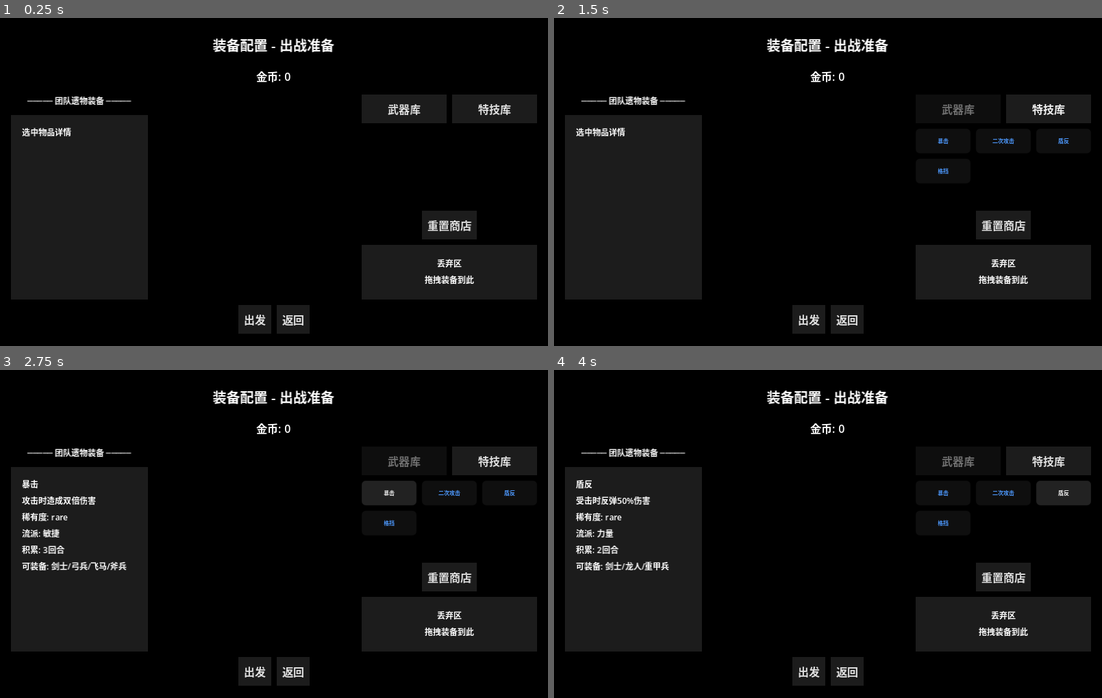
Above: before the commit, frames 1-4 (two rows, left to right).
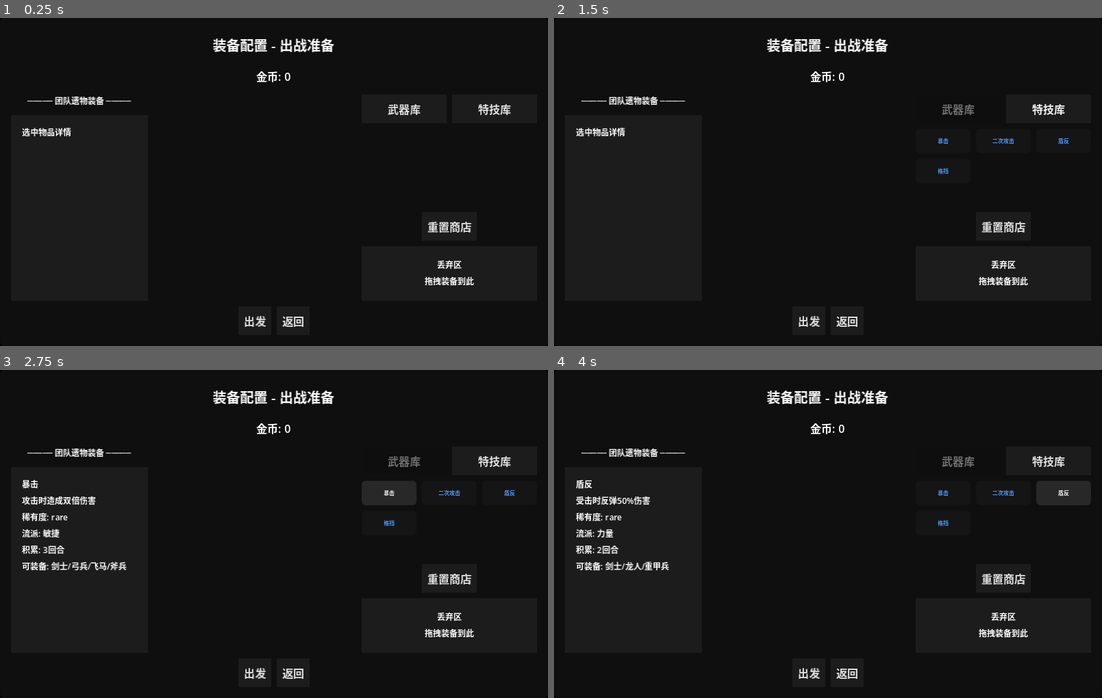
Above: after the commit, the same moments.

Repository: ZhuXilin/Dev_Project_260730
Game: Godot game, scene res://content/scenes/ui/EquipmentConfig.tscn
The game is run twice, just before and just after one commit, with the same random seed, the same clock (stepped at 60 frames per second) and the same inputs. This scene is started directly instead of the project's main scene. Sound files missing from this copy of the repository are replaced by a short silence.
Inputs:
- Up to frame 1 (0.25 s): no input
- Up to frame 2 (1.5 s): click "武器库" at 0.5 s; click "特技库" at 1.25 s
- Up to frame 3 (2.75 s): click "暴击" at 2 s
- Up to frame 4 (4 s): click "二次攻击" at 2.75 s; click "盾反" at 3.5 s

The runs differ from the first frame. In frame 1, 0.9% of the frame differs, in the area x 2-98%, y 61-97%; in frame 2, 0.9%; in frame 3, 0.9%; in frame 4, 0.9%.
Error in both runs: Invalid call. Nonexistent function 'get_context_id' in base 'Nil'. (res://function/script/EquipmentConfig.gd:178)

Commit message:
Bugfixed

Diff:
--- a/content/scenes/ui/ArenaBattle.tscn
+++ b/content/scenes/ui/ArenaBattle.tscn
@@ -41,7 +41,6 @@
 
 [node name="EnemyHpBar" type="ProgressBar" parent="Panel" unique_id=1917262129]
 custom_minimum_size = Vector2(0, 6)
-custom_maximum_size = Vector2(-1, 6)
 layout_mode = 0
 offset_left = 36.0
 offset_top = 34.0
@@ -95,7 +94,6 @@
 
 [node name="PlayerHpBar" type="ProgressBar" parent="Panel" unique_id=1057611866]
 custom_minimum_size = Vector2(0, 6)
-custom_maximum_size = Vector2(-1, 6)
 layout_mode = 0
 offset_left = 212.0
 offset_top = 34.0
--- a/content/scenes/ui/ConfirmUI.tscn
+++ b/content/scenes/ui/ConfirmUI.tscn
@@ -34,7 +34,6 @@
 [node name="HBoxContainer" type="HBoxContainer" parent="Panel" unique_id=28983053]
 layout_mode = 1
 anchors_preset = -1
-anchor_left = 0.0
 anchor_top = 1.0
 anchor_right = 1.0
 anchor_bottom = 1.0
--- a/content/scenes/ui/DialogueUI.tscn
+++ b/content/scenes/ui/DialogueUI.tscn
@@ -2,7 +2,7 @@
 
 [ext_resource type="StyleBox" uid="uid://6qbsaxkfwg3o" path="res://content/resource/stylebox/8bit_style_box_flat.tres" id="1_q0had"]
 
-[node name="DialogueUi" type="CanvasLayer" unique_id=2135418119]
+[node name="DialogueUI" type="CanvasLayer" unique_id=2135418119]
 layer = 10
 
 [node name="DialoguePanel" type="Panel" parent="." unique_id=1612508632]
--- a/content/scenes/ui/EquipmentConfig.tscn
+++ b/content/scenes/ui/EquipmentConfig.tscn
@@ -13,7 +13,6 @@
 color = Color(0, 0, 0, 1)
 
 [node name="MainPanel" type="Panel" parent="." unique_id=149435678]
-self_modulate = Color(1, 1, 1, 0)
 anchors_preset = 15
 anchor_right = 1.0
 anchor_bottom = 1.0
@@ -48,7 +47,6 @@
 horizontal_alignment = 1
 
 [node name="MainHBox" type="HBoxContainer" parent="MainPanel/VBoxContainer" unique_id=547399459]
-custom_maximum_size = Vector2(-1, 150)
 clip_contents = true
 layout_mode = 2
 size_flags_vertical = 3
--- a/function/global/CombatManager.gd
+++ b/function/global/CombatManager.gd
@@ -107,6 +107,9 @@
 		atk_bonus += val * modifier[attr]
 
 	var total_attack = base_attack + atk_bonus + attacker.buff_attack_flat
+	# ★ 新增：魔法武器额外吃 buff_magic_attack_flat
+	if weapon_data.magic_attack.get("ignore_defense", false):
+		total_attack += attacker.buff_magic_attack_flat
 	total_attack *= (1.0 + attacker.buff_attack_percent)
 
 	var armor_defense = 0
--- a/function/global/GameState.gd
+++ b/function/global/GameState.gd
@@ -424,3 +424,4 @@
 	unit_data.move_range += int(stats.get("move_range", 0))
 	unit_data.buff_attack_flat += int(stats.get("attack", 0))
 	unit_data.buff_defense_flat += int(stats.get("defense", 0))
+	unit_data.buff_magic_attack_flat += int(stats.get("magic_attack", 0))
--- a/function/global/Globals.gd
+++ b/function/global/Globals.gd
@@ -163,11 +163,15 @@
 		unlocked_units = default_units.duplicate()
 
 func is_unit_unlocked(unit_name: String) -> bool:
-	return unit_name in unlocked_units
+	var key : String = UnitDataManager.normalize_unit_key(unit_name)
+	return key in unlocked_units
+
 
 func unlock_unit(unit_name: String):
-	if unit_name not in unlocked_units:
-		unlocked_units.append(unit_name)
+	var key : String = UnitDataManager.normalize_unit_key(unit_name)
+	if key not in unlocked_units:
+		unlocked_units.append(key)
+
 
 func get_unlocked_units() -> Array:
 	return unlocked_units.duplicate()
--- a/function/resource/UnitData.gd
+++ b/function/resource/UnitData.gd
@@ -23,6 +23,7 @@
 var buff_defense_flat : int = 0
 var buff_damage_reduction : float = 0.0
 var buff_attack_flat : int = 0
+var buff_magic_attack_flat : int = 0
 
 func reset_combat_buffs():
 	buff_attack_percent = 0.0
@@ -30,6 +31,7 @@
 	buff_defense_flat = 0
 	buff_damage_reduction = 0.0
 	buff_attack_flat = 0
+	buff_magic_attack_flat = 0
 
 @export var experience: int = 0
 @export var level: int = 1
--- a/function/script/Battlefield.gd
+++ b/function/script/Battlefield.gd
@@ -2326,6 +2326,7 @@
 		s.move_range   += int(relic_stats.get("move_range", 0))
 		unit.buff_attack_flat += int(relic_stats.get("attack", 0))
 		unit.buff_defense_flat += int(relic_stats.get("defense", 0))
+		unit.buff_magic_attack_flat += int(relic_stats.get("magic_attack", 0))
 
 		var hp_delta = s.max_hp - old_max
 		if hp_delta > 0:
--- a/function/script/MapNodeButton.gd
+++ b/function/script/MapNodeButton.gd
@@ -36,6 +36,14 @@
 		pressed.disconnect(_on_clicked)
 	pressed.connect(_on_clicked)
 
+	# ---- 悬停显示节点描述（新增） ----
+	if mouse_entered.is_connected(_on_hover_enter):
+		mouse_entered.disconnect(_on_hover_enter)
+	if mouse_exited.is_connected(_on_hover_exit):
+		mouse_exited.disconnect(_on_hover_exit)
+	mouse_entered.connect(_on_hover_enter)
+	mouse_exited.connect(_on_hover_exit)
+
 	for child in get_children():
 		if child.name == "CheckLabel":
 			remove_child(child)
@@ -70,3 +78,12 @@
 	print("地图按钮被点击: ", text)
 	if map_scene_ref and map_scene_ref.has_method("on_node_selected"):
 		map_scene_ref.on_node_selected(map_node)
+
+func _on_hover_enter():
+	if map_scene_ref and map_scene_ref.has_method("show_node_info"):
+		map_scene_ref.show_node_info(map_node)
+
+
+func _on_hover_exit():
+	if map_scene_ref and map_scene_ref.has_method("hide_node_info"):
+		map_scene_ref.hide_node_info()
--- a/function/script/MapScene.gd
+++ b/function/script/MapScene.gd
@@ -685,3 +685,39 @@
 
 	# ---- 结算完成，进营地 ----
 	_on_cycle_complete()
+
+# ============================================================
+#  节点信息悬浮显示（MapNodeButton 悬停时调用）
+# ============================================================
+func show_node_info(node: MapNode) -> void:
+	if not info_panel or not info_label:
+		return
+	if not node:
+		return
+	info_label.text = _get_node_description(node)
+	info_panel.visible = true
+
+
+func hide_node_info() -> void:
+	if info_panel:
+		info_panel.visible = false
+
+
+func _get_node_description(node: MapNode) -> String:
+	match node.node_type:
+		MapNode.NodeType.START:
+			return "起始点\n进入战斗"
+		MapNode.NodeType.NORMAL:
+			return "普通战斗"
+		MapNode.NodeType.ELITE:
+			return "精英战斗\n敌人更强，奖励更好"
+		MapNode.NodeType.SHOP:
+			return "商店\n可购买武器与防具"
+		MapNode.NodeType.FORGE:
+			return "铁匠铺\n合成防具 / 升级武器"
+		MapNode.NodeType.EVENT:
+			return "宝箱 / 事件"
+		MapNode.NodeType.BOSS:
+			return "首领战"
+		_:
+			return "未知节点"
--- a/function/script/SoulAltar.gd
+++ b/function/script/SoulAltar.gd
@@ -137,19 +137,6 @@
 	_refresh_soul()
 	_build_unit_list()
 	_show_msg("已解锁：%s" % UnitDataManager.get_unit_type_display_name(unit_type))
-
-# ★ 新增：解锁费用表
-const UNIT_UNLOCK_COSTS : Dictionary = {
-	"archer":     30,
-	"pegasus":    50,
-	"mage":       60,
-	"cleric":     40,
-	"dragonborn": 150,
-	"armored":    120,
-}
-
-func _get_unit_unlock_cost(unit_type: String) -> int:
-	return UNIT_UNLOCK_COSTS.get(unit_type, 50)
 
 func _on_unit_selected(unit_type: String):
 	_current_unit_type = unit_type
